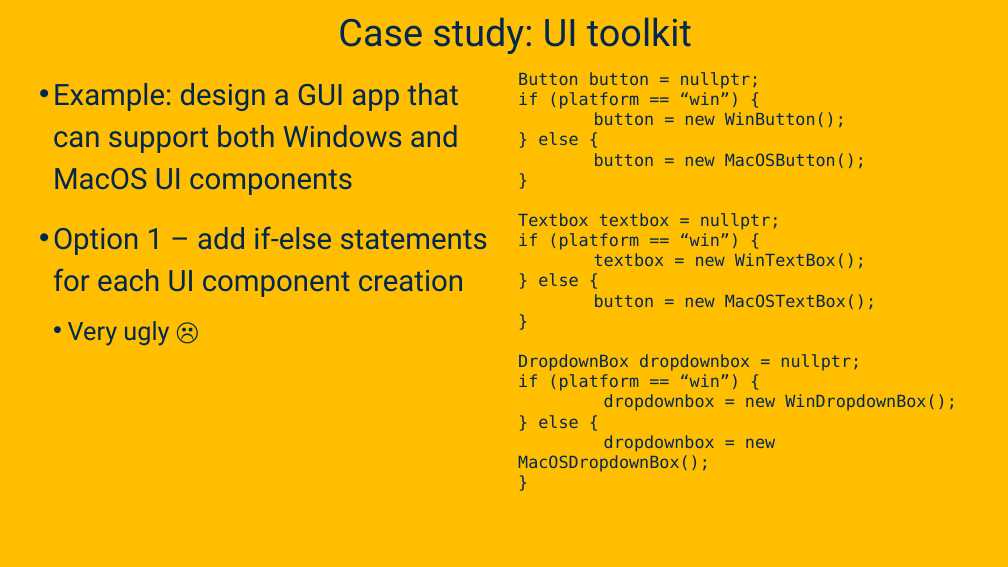
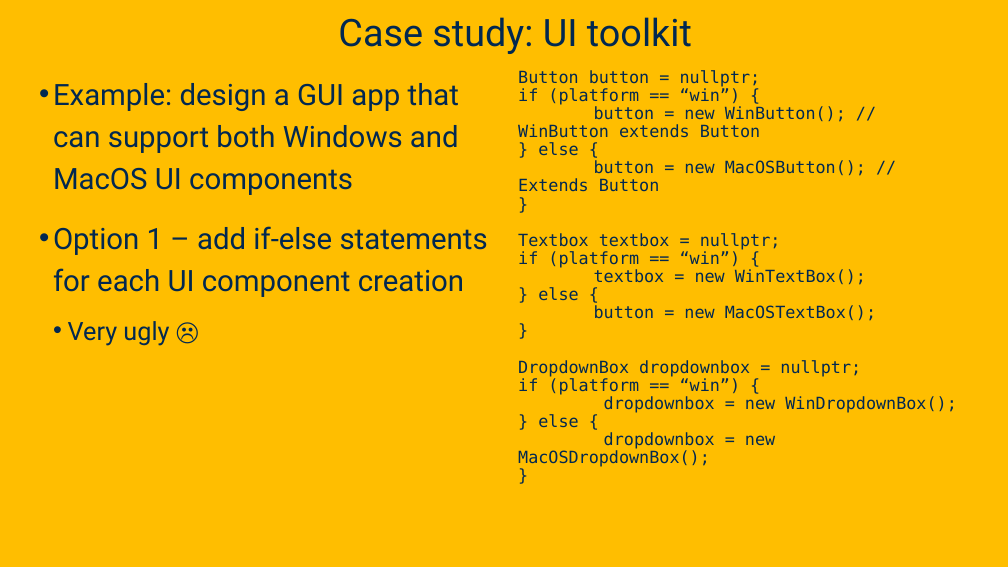
Before and after one commit to davsec-teaching/ecs160-f25, a slide deck: slide 22 of slides/8_design_patterns.pptx. Drawn at 1008x567 pixels with LibreOffice and Linux fonts; fonts in the diff are those of the drawing; background and template pictures are left out. Boxes give left, top, right and bottom in pixels: in the first picture for what was removed or moved away, otherwise in the second. Text is boxed around its words. In the diff, an @@ line names an element or a change of style, - is before the commit and + after.

```diff
--- a/slides/8_design_patterns.pptx
+++ b/slides/8_design_patterns.pptx
@@ text at bbox=[518, 70, 866, 192]: text changed @@
-Button button = nullptr;
-if (platform == “win”) {
-button = new WinButton();
-} else {
-button = new MacOSButton();
-}
+Button button = nullptr;
+if (platform == “win”) {
+button = new WinButton(); // WinButton extends Button
+} else {
+button = new MacOSButton(); // Extends Button
+}
@@ text at bbox=[518, 233, 957, 467]: line spacing 1 to 0.9 @@
```
Also in this commit, not shown: 20 other slides changed, 3 slides added.
